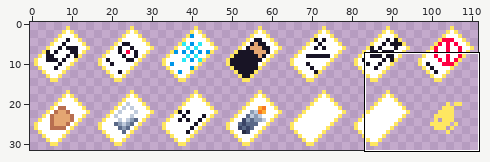
Sprite sheet: assets/item-icons.png. The picture above shows the old version from afar; the outline marks the close-up.
Close-up. Earlier state:
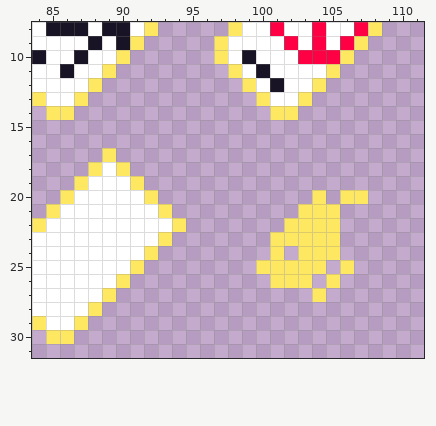
The file is 112x32 pixels. Shown: x 84..111, y 8..31.
After:
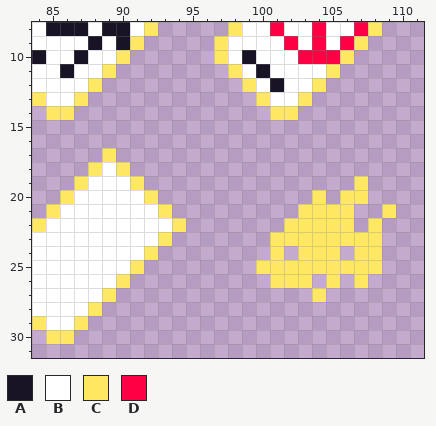
Palette (. is transparent): A #181425  B #ffffff  C #fee761  D #ff0044
Log entry: item 01 basic mechanics done, still needs polish
From old to new:
{"y":19,"x":107,"old":".","new":"C"}
{"y":21,"x":106,"old":".","new":"C"}
{"y":21,"x":109,"old":".","new":"C"}
{"y":22,"x":106,"old":".","new":"C"}
{"y":22,"x":108,"old":".","new":"C"}
{"y":23,"x":106,"old":"...","new":"CCC"}
{"y":24,"x":107,"old":"..","new":"CC"}
{"y":25,"x":105,"old":".","new":"C"}
{"y":25,"x":107,"old":"..","new":"CC"}
{"y":26,"x":107,"old":".","new":"C"}
